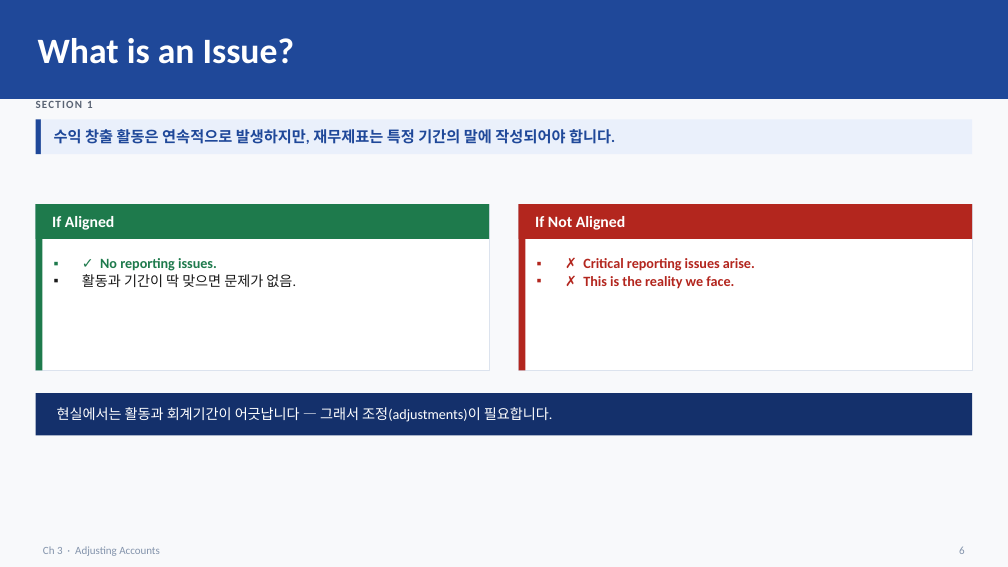
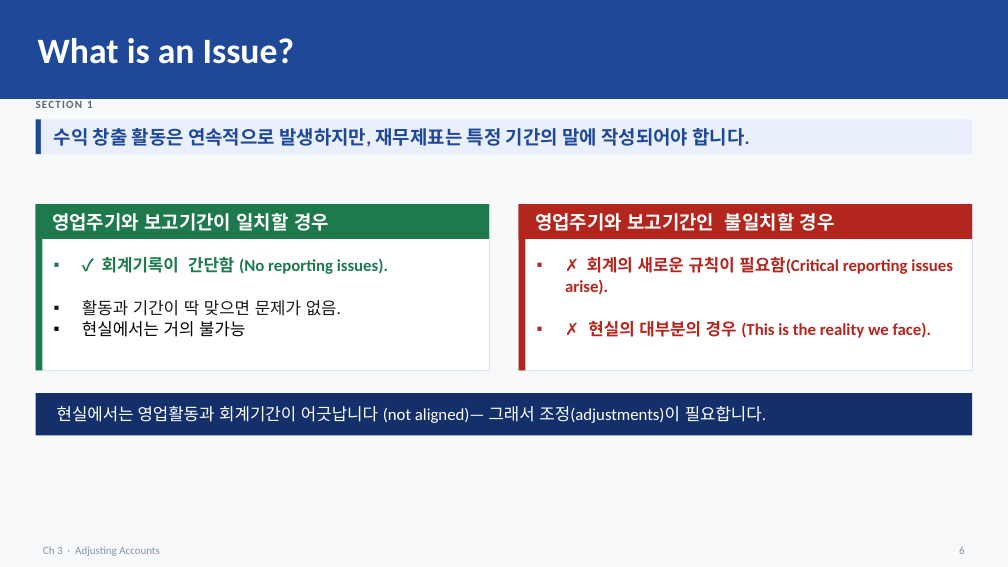
Before and after one commit to keejae/financial-accounting, a slide deck: slide 6 of files/week2/korean/Wk2_L5_slides.pptx. Drawn at 1008x567 pixels with LibreOffice and Linux fonts; fonts in the diff are those of the drawing. Boxes give left, top, right and bottom in pixels: in the first picture for what was removed or moved away, otherwise in the second. Text is boxed around its words. In the diff, an @@ line names an element or a change of style, - is before the commit and + after.

```diff
--- a/files/week2/korean/Wk2_L5_slides.pptx
+++ b/files/week2/korean/Wk2_L5_slides.pptx
@@ text "수익 창출 활동은 연속적으로 발생하지만, ..." at bbox=[54, 128, 750, 146]: size 14.5 to 18 pt @@
@@ text at bbox=[52, 213, 329, 231]: text changed; size 15 to 18 pt @@
-If Aligned
+영업주기와 보고기간이 일치할 경우
@@ text at bbox=[535, 213, 835, 231]: text changed; size 15 to 18 pt @@
-If Not Aligned
+영업주기와 보고기간인 불일치할 경우
@@ text at bbox=[102, 257, 388, 274]: text changed; size 13.5 to 16 pt @@
-▪ ✓ No reporting issues.
+▪ ✓ 회계기록이 간단함 (No reporting issues).
@@ text at bbox=[565, 257, 953, 338]: text changed; size 13.5 to 16 pt @@
-▪ ✗ Critical reporting issues arise.
-▪ ✗ This is the reality we face.
+▪ ✗ 회계의 새로운 규칙이 필요함(Critical reporting issues arise).
+▪ ✗ 현실의 대부분의 경우 (This is the reality we face).
@@ text at bbox=[82, 321, 245, 337]: paragraph added @@
+▪ 현실에서는 거의 불가능
@@ text at bbox=[82, 300, 341, 316]: size 13.5 to 16 pt in "활동과 기간이 딱 맞으면 문제가 없음." @@
@@ text at bbox=[57, 406, 766, 423]: text changed; size 13.5 to 16 pt @@
-현실에서는 활동과 회계기간이 어긋납니다 — 그래서 조정(adjustments)이 필요합니다.
+현실에서는 영업활동과 회계기간이 어긋납니다 (not aligned)— 그래서 조정(adjustments)이 필요합니다.
```
Also in this commit, not shown: 30 other slides changed, 7 slides added, 9 slides removed, 11 other files.
